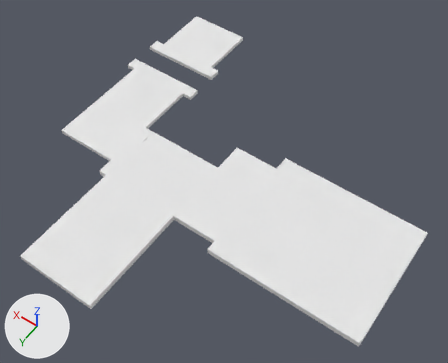
The glTF model na-project-portal/26-Projects/RB05__WestFarm/30__TrueVision__AppContent/DesignPhase01__ConceptDesign__Scheme-01/RB05__Storey__GroundFloor__ProposedFloors__MeshModel__.glb: old version first, new version second.
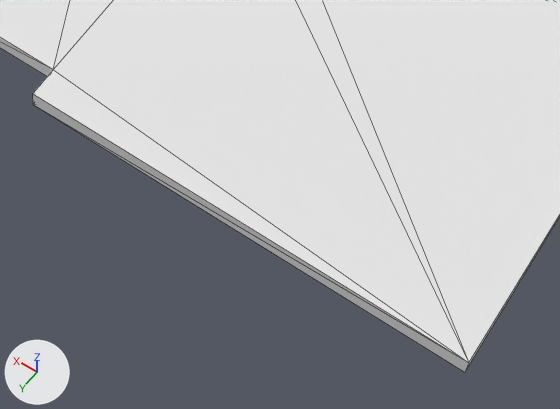
Old and new are each drawn whole from a camera (50 mm lens) standing at (8.7, 57.1, 55.2) and looking at (34.1, 21.5, -0.6) and again close up on the part from 44% to 88% of the width and 60% to 99% of the height. The axes (+X, +Y, +Z) are drawn at lower left. The lights are the same throughout. The first two pictures are the older version. The close-ups show mesh edges as thin lines. Vertices at exactly the same position are counted once.

Names of what the first close-up shows: '22__ProposedBuilding__Floors::Default'.
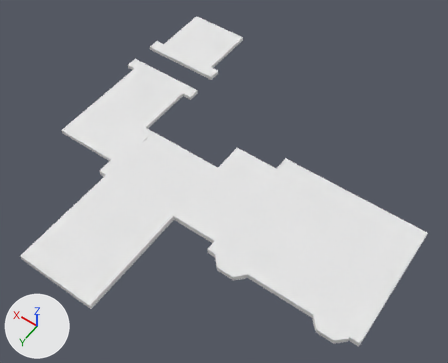
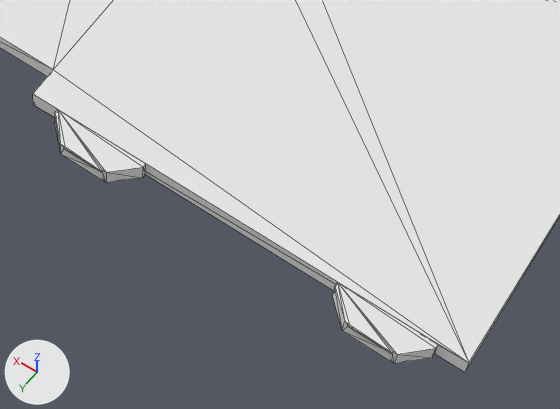
Pixel boxes [x1, y1, x2, y2] of what changed, in the close-ups (560 x 409 px):
part 1 of me_mesh_0_22__proposedbuilding__floors__default, added
    after: [332, 282, 438, 364]
part 2 of me_mesh_0_22__proposedbuilding__floors__default, added
    after: [55, 109, 146, 183]

What changed in the scene script:
```text
Change me_mesh_0_22__proposedbuilding__floors__default:
    used by ob_22__proposedbuilding__floors__default; location = (0.0, 0.0, 0.0)
    remove me_mesh_0_22__proposedbuilding__floors__default.from_pydata(...)  # 76 vertices, 140 faces; spans x 12.2..55.5, y -0.1..42.1, z -0.8..0.0
    add me_mesh_0_22__proposedbuilding__floors__default.from_pydata(...)  # 116 vertices, 212 faces; spans x 12.2..55.5, y -0.1..42.1, z -0.8..0.0
    me_mesh_0_22__proposedbuilding__floors__default part 1: a new loose piece of 20 vertices spanning x 13.3..17.2, y 30.2..31.4, z -0.8..0.0, in mat_default (white #e7e7e7)
    me_mesh_0_22__proposedbuilding__floors__default part 2: a new loose piece of 20 vertices spanning x 25.0..28.9, y 30.2..31.4, z -0.8..0.0, in mat_default (white #e7e7e7)
```
